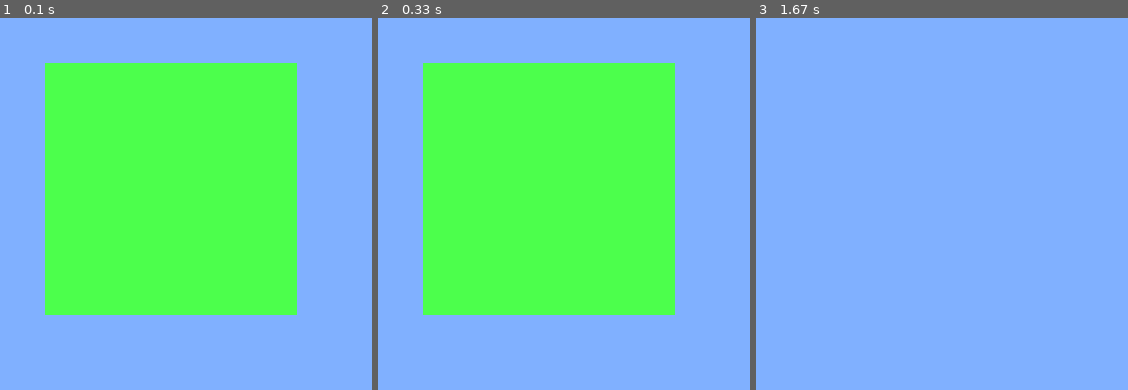
Above: before the commit, frames 1-3 (left to right).
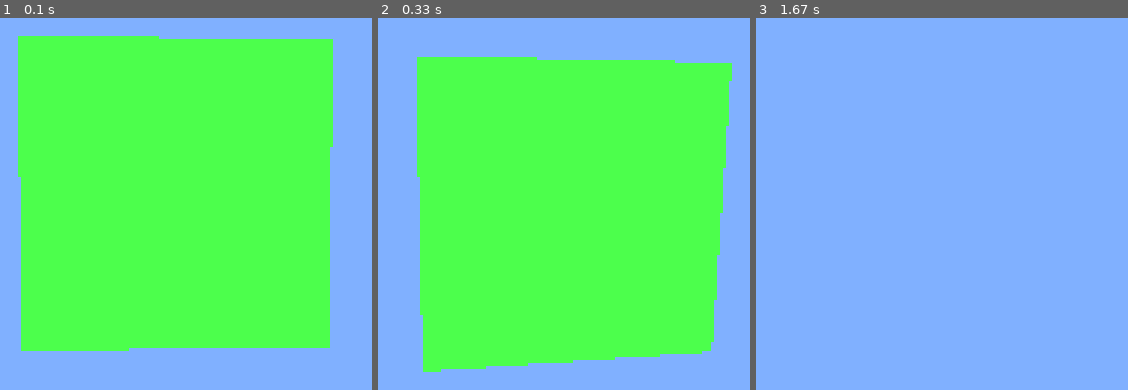
Above: after the commit, the same moments.

Repository: strollhy/pygame_opengl
Game: pygame game, started from world.py
Two runs of this game, one before a commit and one after it. Both use one fixed random seed, a clock stepped at 60 frames per second and the inputs below. The source is Python 2; it was converted automatically to run under Python 3.
Inputs:
- Up to frame 1 (0.1 s): no input
- Up to frame 2 (0.33 s): no input
- Up to frame 3 (1.67 s): hold Right 0.33-0.8 s; hold Up 0.83-1.13 s; hold W 0.83-1.13 s

The runs differ from the first frame. In frame 1, 24% of the frame differs, in the area x 4-90%, y 4-90%; in frame 2, 20%; in frame 3, nothing differs.

Commit message:
now move based on the sight

Diff:
--- a/world.py
+++ b/world.py
@@ -25,7 +25,7 @@
         glLoadIdentity()
 
         # Default parameters
-        self.angle = (0, 0)
+        self.angle = 0
         self.sight = (0, 0)
         self.position = (0, 0, 5)
 
@@ -55,6 +55,9 @@
         x, y, z = self.position
         glTranslatef(-x, -y, -z)
 
+        # Rotate the cube
+        glRotatef(self.angle, 1,1,0)
+        self.angle += 1
 
         ''' Render Cube'''
         ## Front face
@@ -62,10 +65,10 @@
         glColor3f(.3, 1, .3)
         # Begin rendering
         glBegin(GL_QUADS)
-        glVertex3f(-1, 1, 0)
-        glVertex3f(1, 1, 0)
-        glVertex3f(1, -1, 0)
-        glVertex3f(-1, -1, 0)
+        glVertex3f(-1, 1, 1)
+        glVertex3f(1, 1, 1)
+        glVertex3f(1, -1, 1)
+        glVertex3f(-1, -1, 1)
         glEnd()
 
         ## Back face
@@ -73,10 +76,10 @@
         glColor3f(1, 1, 1)
         # Begin rendering
         glBegin(GL_QUADS)
-        glVertex3f(-1, 1, -2)
-        glVertex3f(1, 1, -2)
-        glVertex3f(1, -1, -2)
-        glVertex3f(-1, -1, -2)
+        glVertex3f(-1, 1, -1)
+        glVertex3f(1, 1, -1)
+        glVertex3f(1, -1, -1)
+        glVertex3f(-1, -1, -1)
         glEnd()
 
         ## Top face
@@ -84,10 +87,10 @@
         glColor3f(1, .3, .3)
         # Begin rendering
         glBegin(GL_QUADS)
-        glVertex3f(-1, 1, 0)
-        glVertex3f(1, 1, 0)
-        glVertex3f(1, 1, -2)
-        glVertex3f(-1, 1, -2)
+        glVertex3f(-1, 1, 1)
+        glVertex3f(1, 1, 1)
+        glVertex3f(1, 1, -1)
+        glVertex3f(-1, 1, -1)
         glEnd()
 
         ## Bottom face
@@ -95,10 +98,10 @@
         glColor3f(1, 1, .3)
         # Begin rendering
         glBegin(GL_QUADS)
-        glVertex3f(1, -1, 0)
-        glVertex3f(1, -1, -2)
-        glVertex3f(-1, -1, -2)
-        glVertex3f(-1, -1, 0)
+        glVertex3f(1, -1, 1)
+        glVertex3f(1, -1, -1)
+        glVertex3f(-1, -1, -1)
+        glVertex3f(-1, -1, 1)
         glEnd()
 
         ## Right face
@@ -106,10 +109,10 @@
         glColor3f(.3, .3, 1)
         # Begin rendering
         glBegin(GL_QUADS)
-        glVertex3f(1, 1, -2)
-        glVertex3f(1, 1, 0)
-        glVertex3f(1, -1, 0)
-        glVertex3f(1, -1, -2)
+        glVertex3f(1, 1, -1)
+        glVertex3f(1, 1, 1)
+        glVertex3f(1, -1, 1)
+        glVertex3f(1, -1, -1)
         glEnd()
 
         ## Left face
@@ -117,10 +120,10 @@
         glColor3f(.3, 1, 1)
         # Begin rendering
         glBegin(GL_QUADS)
-        glVertex3f(-1, 1, 0)
-        glVertex3f(-1, 1, -2)
-        glVertex3f(-1, -1, -2)
-        glVertex3f(-1, -1, 0)
+        glVertex3f(-1, 1, 1)
+        glVertex3f(-1, 1, -1)
+        glVertex3f(-1, -1, -1)
+        glVertex3f(-1, -1, 1)
         glEnd()
 
 ###
